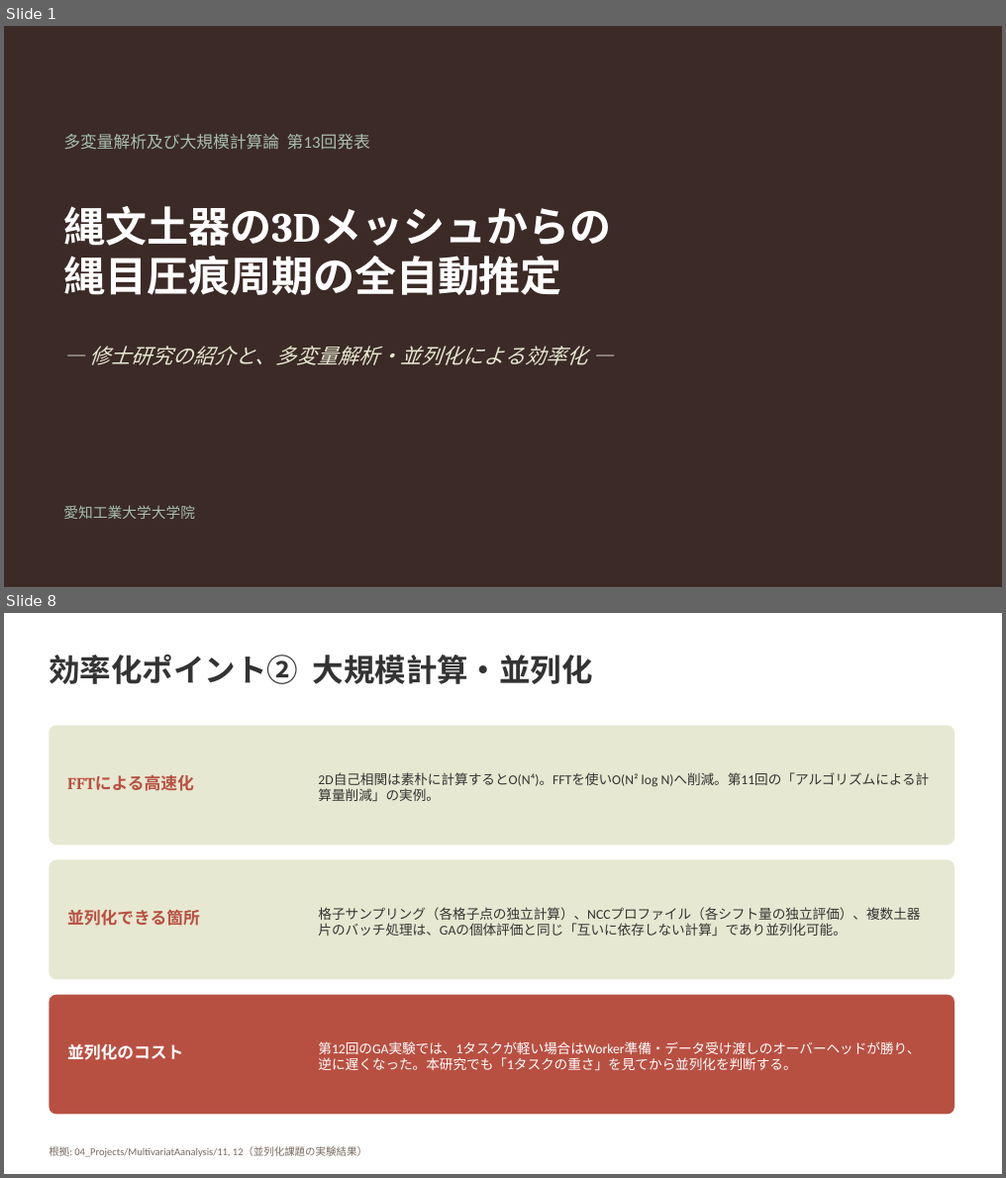
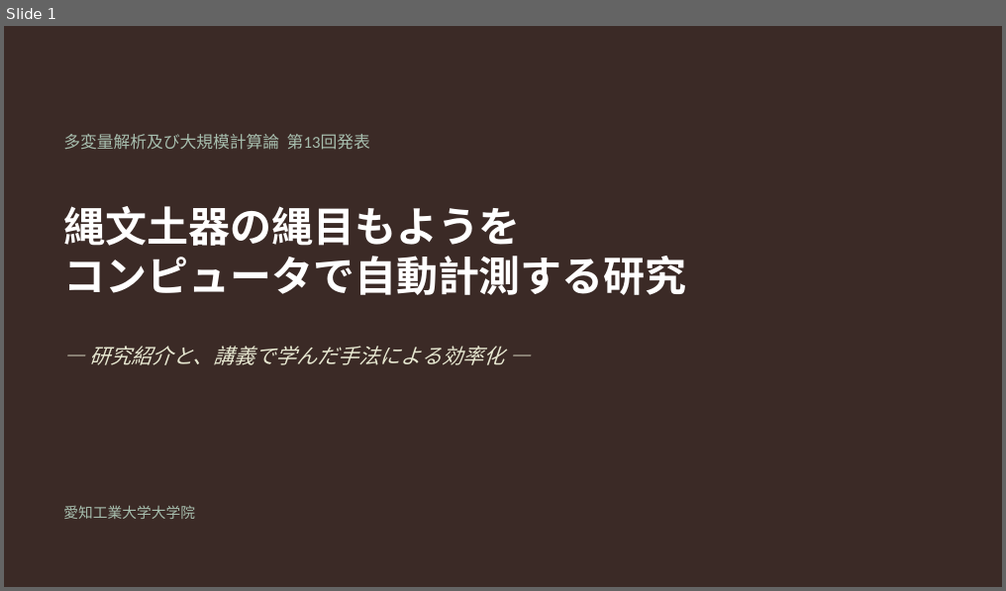
Before and after one commit to Ryusan09/MultivariatAanalysis, a slide deck: 13/第13回発表_修士研究と大規模計算.pptx. Shown one above the other, each under a label of ours: slides 1 and 8 before the commit, slide 1 after it; the slides between them are not shown. The pictures are 1006x1178 and 1006x591 pixels, drawn with LibreOffice and Linux fonts; fonts in the diff are those of the drawing. Boxes give left, top, right and bottom in pixels: in the first picture for what was removed or moved away, otherwise in the second. Text is boxed around its words. In the diff, an @@ line names an element or a change of style, - is before the commit and + after.

```diff
--- a/13/第13回発表_修士研究と大規模計算.pptx
+++ b/13/第13回発表_修士研究と大規模計算.pptx
@@ slide 8 removed at <box>4,613,1002,1174</box>, background #FFFFFF @@
@@ text removed at <box>49,655,593,684</box> @@
-効率化ポイント② 大規模計算・並列化
@@ rounded rectangle removed at <box>49,725,954,845</box> @@
@@ text removed at <box>67,775,194,791</box> @@
-FFTによる高速化
@@ text removed at <box>318,772,930,801</box> @@
-2D自己相関は素朴に計算するとO(N⁴)。FFTを使いO(N² log N)へ削減。第11回の「アルゴリズムによる計算量削減」の実例。
@@ rounded rectangle removed at <box>49,861,954,980</box> @@
@@ text removed at <box>67,909,200,926</box> @@
-並列化できる箇所
@@ text removed at <box>318,907,920,936</box> @@
-格子サンプリング（各格子点の独立計算）、NCCプロファイル（各シフト量の独立評価）、複数土器片のバッチ処理は、GAの個体評価と同じ「互いに依存しない計算」であり並列化可能。
@@ rounded rectangle removed at <box>49,995,954,1115</box> @@
@@ text removed at <box>67,1045,183,1060</box> @@
-並列化のコスト
@@ text removed at <box>318,1042,920,1070</box> @@
-第12回のGA実験では、1タスクが軽い場合はWorker準備・データ受け渡しのオーバーヘッドが勝り、逆に遅くなった。本研究でも「1タスクの重さ」を見てから並列化を判断する。
@@ text removed at <box>49,1147,367,1157</box> @@
-根拠: 04_Projects/MultivariatAanalysis/11, 12（並列化課題の実験結果）
@@ slide 1 changed as well @@
@@ text at <box>63,206,686,295</box>: text changed @@
-縄文土器の3Dメッシュからの
-縄目圧痕周期の全自動推定
+縄文土器の縄目もようを
+コンピュータで自動計測する研究
@@ text at <box>89,346,504,366</box>: text changed @@
-— 修士研究の紹介と、多変量解析・並列化による効率化 —
+— 研究紹介と、講義で学んだ手法による効率化 —
```
Also in this commit, not shown: 7 other slides changed, 2 slides added, 1 other slide removed, 1 other file.
